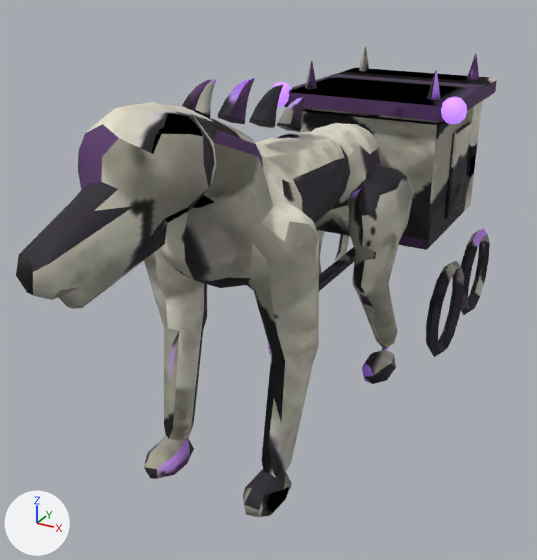
Renders of the glTF model assets/3d/monstres/tombcart.glb from each side of a commit.
Before and after are seen from a 50 mm camera at (0.361, -0.657, 0.527) aimed at (-0.03, 0.054, 0.171). Every picture has the same lights, and +X, +Y and +Z are marked at lower left. The older version comes first. Vertices at exactly the same position are counted once.

Names of what the first picture shows: 'char_tombes_lueur', 'char_tombes_peau'.
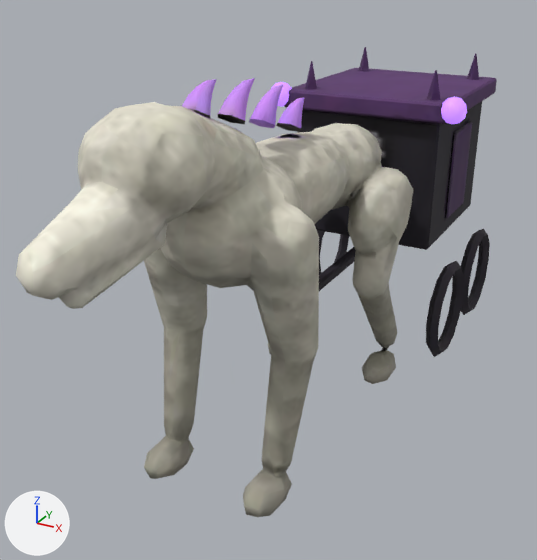
Edits to the bpy script that builds the scene:
```text
Change me_char_tombes_peau:
    where me_char_tombes_peau.from_pydata(...)  # 1292 vertices, 2532 faces; spans x -0.132..0.132, y -0.336..0.517, z -0.004..0.426
    used by ob_char_tombes_peau; location = (0.0, 0.0, 0.0)
    me_char_tombes_peau part 1
    2 vertices are removed from x 0.021..0.028, y -0.075..-0.069, z 0.367..0.371
    9 faces are deleted
    3 vertices move from x -0.005..0.021, y -0.106..-0.071, z 0.378..0.386 to x -0.006..0.018, y -0.109..-0.071, z 0.378..0.389
    2 vertices are added at (0.028, -0.097, 0.377), (0.024, -0.071, 0.37)
    9 new faces join them
    me_char_tombes_peau part 2: 2383 kept faces spanning x -0.132..0.132, y -0.336..0.517, z -0.004..0.426 get new texture (UV) coordinates
```

Pixel boxes [x1, y1, x2, y2] of what changed, in the pictures (537 x 560 px; the box of a moved part takes in the faces that stretch with it):
part 1 of me_char_tombes_peau, moved or reshaped: [194, 115, 264, 170] in both
part 2 of me_char_tombes_peau, surface changed: [16, 47, 497, 517] in both
